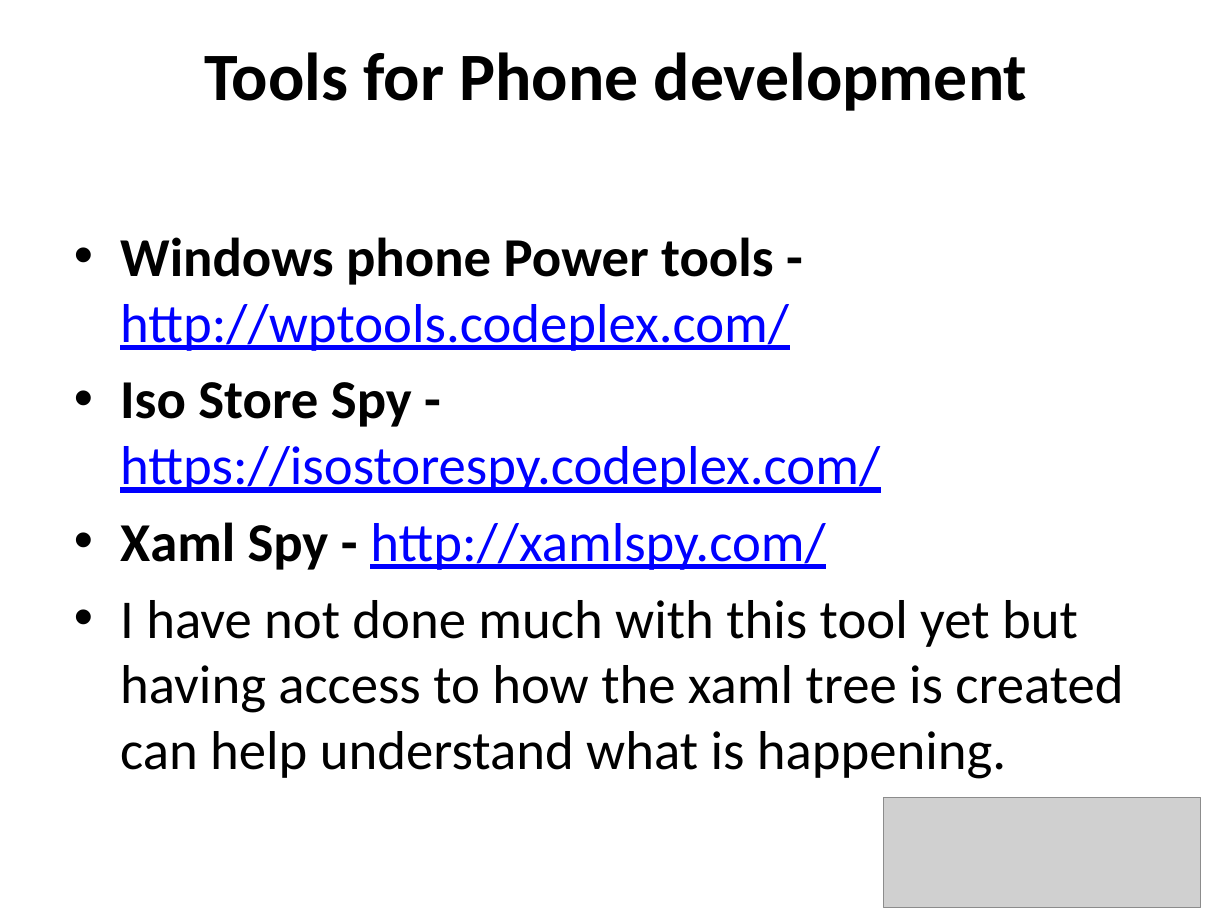
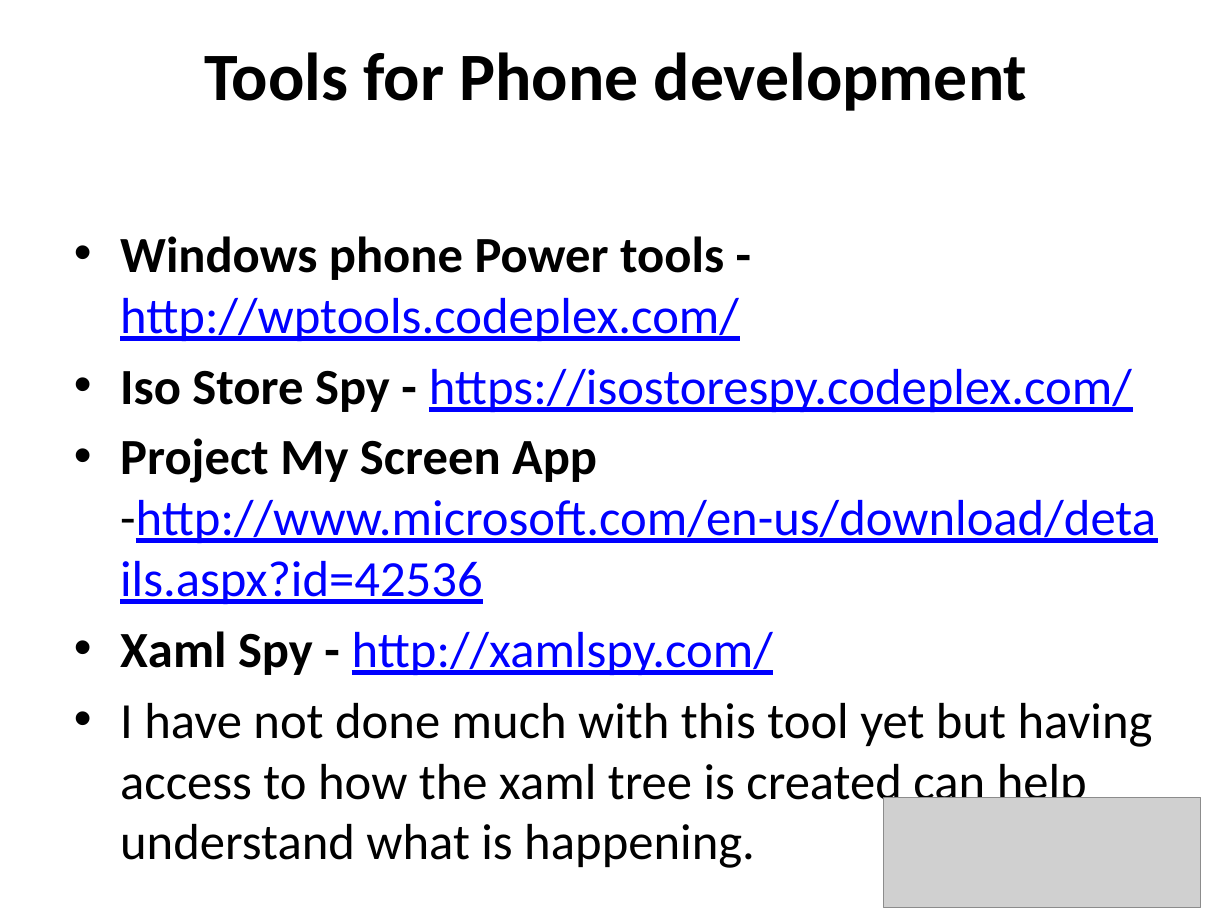
Before and after one commit to underhilld2/UniversalAppPortalClassLibraries, a slide deck: slide 5 of ReCon2014_UniversalAppPortalClassLibraries_Light.pptx. Drawn at 1232x924 pixels with LibreOffice and Linux fonts; fonts in the diff are those of the drawing; grey boxes stand for pictures. Boxes give left, top, right and bottom in pixels: in the first picture for what was removed or moved away, otherwise in the second. Text is boxed around its words. In the diff, an @@ line names an element or a change of style, - is before the commit and + after.

Commit message:
power point change

```diff
--- a/ReCon2014_UniversalAppPortalClassLibraries_Light.pptx
+++ b/ReCon2014_UniversalAppPortalClassLibraries_Light.pptx
@@ text at <box>120,236,1153,811</box>: size 32 to 29.6 pt in "Windows phone Power tools - http://wptools.codeplex.com/", "Iso Store Spy - https://isostorespy.codeplex.com/", "Xaml Spy - http://xamlspy.com/", "I have not done much with this ..." @@
@@ text at <box>120,438,1156,604</box>: paragraph added @@
+• Project My Screen App -http://www.microsoft.com/en-us/download/details.aspx?id=42536
```
Also in this commit, not shown: 1 other slide changed.
